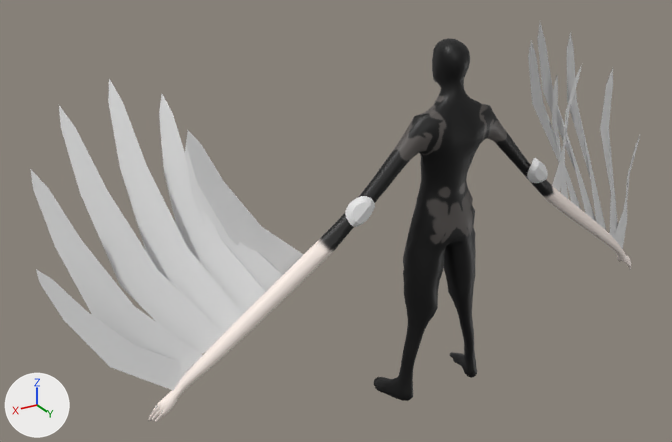
One commit to the FBX model Assets/Blender/Birdperson/iapetus-birdperson.fbx: the scene before it, then after it.
Rendered twice from a camera (50 mm lens) standing at (4.01, 5.14, 4.2) and looking at (0.61, -0.53, 1.37). The axes (+X, +Y, +Z) are drawn at lower left. The lights are the same throughout. The older version comes first. Where no turn or scale is listed for an object, it has been applied to the vertices.

Objects in the first picture: 'Body_Lores_GEO', 'Feather', 'Feather.001', 'Feather.002', 'Feather.003', 'Feather.007', 'Feather.008', 'Feather.009', 'Feather.010', 'Feather.011', 'Feather.012', 'Feather.013' and 5 more.
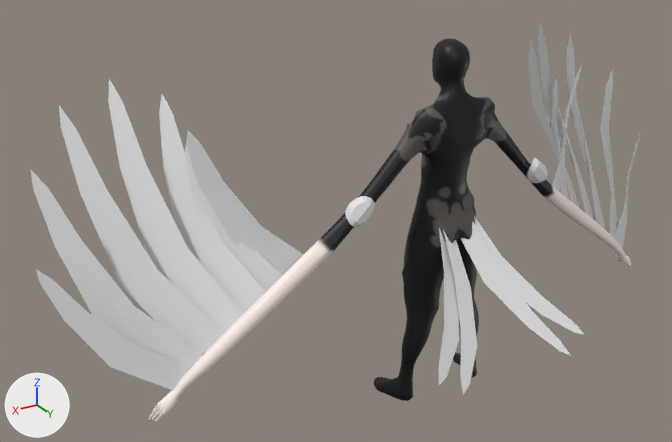
Where the change shows, as pixel boxes [x1, y1, x2, y2] in the pictures (672 x 442 px; the box of a moved part takes in the faces that stretch with it):
'Feather.018', added
    after: [461, 222, 570, 355]
'Feather.015', added
    after: [443, 230, 477, 395]
'Feather.016', added
    after: [474, 216, 585, 335]
'Feather.014', added
    after: [438, 228, 459, 385]
part 1 of me_mesh, moved or reshaped
    both: [402, 90, 504, 370]

Edits to the bpy script that builds the scene:
```text
Change me_mesh:
    used by ob_body_lores_geo; location = (0.0, 0.0, 0.0)
    remove me_mesh.from_pydata(...)  # 4070 vertices, 4070 faces; spans x -2.35..2.35, y -0.27..0.23, z -0.01..2.81
    add me_mesh.from_pydata(...)  # 4070 vertices, 4070 faces; spans x -2.35..2.35, y -0.27..0.25, z -0.01..2.81
    me_mesh part 1: 391 of 4070 vertices moved; they spanned x -0.35..0.35, y -0.12..0.21, z 0.32..2.42 and now span x -0.36..0.36, y -0.12..0.25, z 0.32..2.43; mean shift (0.0, 0.01, 0.0); largest move (0.24, 0.17, 2.13) -> (0.3, 0.15, 2.19)
Add me_circle_018:
    me_circle_018.from_pydata([(-0.498, 0.797, -0.923), (-0.417, 0.766, -0.878), (-0.238, 0.609, -0.709), (-0.061, 0.288, -0.434), (-0.009, -0.035, -0.084), (-0.129, -0.016, -0.002), (-0.192, 0.253, -0.333), (-0.327, 0.53, -0.624), (-0.462, 0.713, -0.83)], [], [(1, 2, 3, 4, 5, 6, 7, 8, 0)])
Add me_circle_001:
    me_circle_001.from_pydata([(0.678, 0.755, -0.813), (0.59, 0.726, -0.783), (0.382, 0.575, -0.645), (0.153, 0.26, -0.403), (0.035, -0.06, -0.067), (0.141, -0.045, 0.034), (0.264, 0.221, -0.283), (0.453, 0.493, -0.547), (0.625, 0.672, -0.728)], [], [(1, 2, 3, 4, 5, 6, 7, 8, 0)])
Add me_circle_003:
    me_circle_003.from_pydata([(-0.669, 0.755, -0.82), (-0.581, 0.726, -0.788), (-0.375, 0.575, -0.647), (-0.15, 0.26, -0.402), (-0.037, -0.06, -0.064), (-0.145, -0.045, 0.035), (-0.263, 0.221, -0.283), (-0.447, 0.493, -0.55), (-0.617, 0.672, -0.734)], [], [(1, 2, 3, 4, 5, 6, 7, 8, 0)])
Add me_circle_002:
    me_circle_002.from_pydata([(0.5, 0.797, -0.923), (0.418, 0.766, -0.878), (0.239, 0.609, -0.709), (0.063, 0.288, -0.434), (0.01, -0.035, -0.084), (0.131, -0.016, -0.002), (0.193, 0.253, -0.333), (0.328, 0.53, -0.624), (0.463, 0.713, -0.83)], [], [(1, 2, 3, 4, 5, 6, 7, 8, 0)])
Add ob_feather_018:
    ob_feather_018 = bpy.data.objects.new('Feather.018', me_circle_018)
    ob_feather_018.location = (-0.001, 0.174, 1.522)
Add ob_feather_014:
    ob_feather_014 = bpy.data.objects.new('Feather.014', me_circle_001)
    ob_feather_014.location = (-0.001, 0.174, 1.522)
Add ob_feather_016:
    ob_feather_016 = bpy.data.objects.new('Feather.016', me_circle_003)
    ob_feather_016.location = (-0.001, 0.174, 1.522)
Add ob_feather_015:
    ob_feather_015 = bpy.data.objects.new('Feather.015', me_circle_002)
    ob_feather_015.location = (-0.001, 0.174, 1.522)
```
